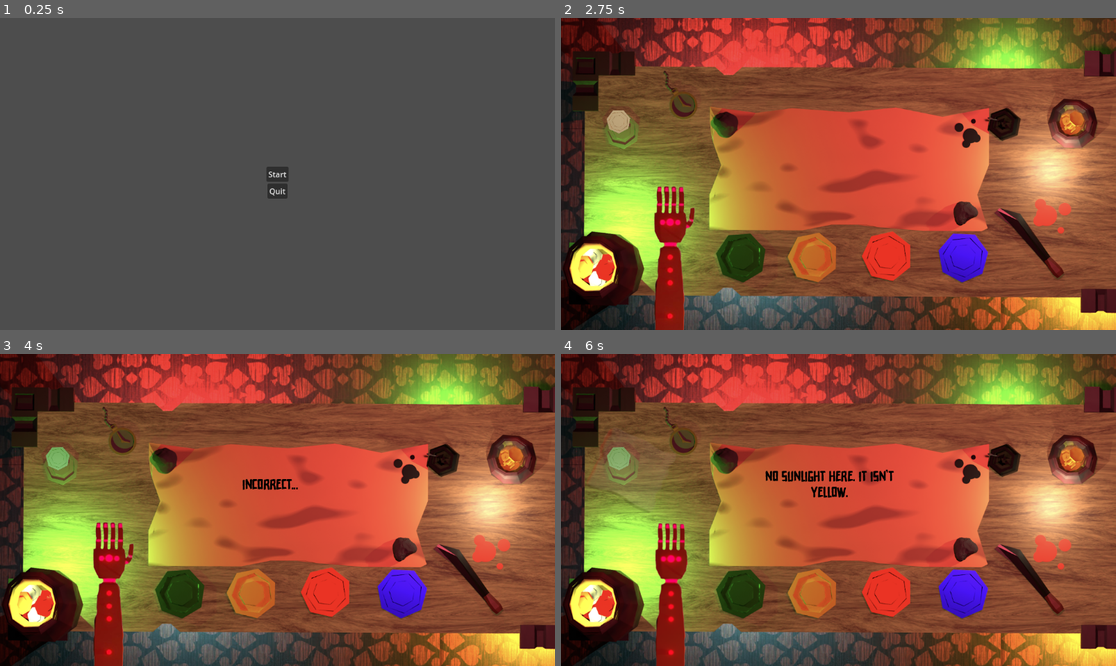
Above: before the commit, frames 1-4 (two rows, left to right).
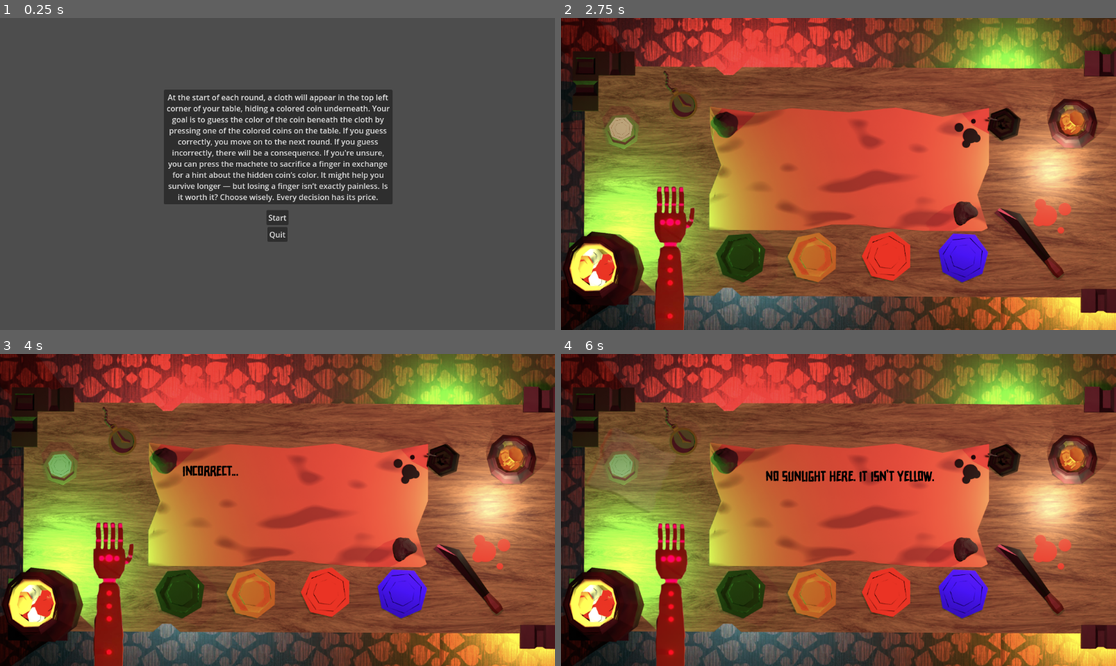
Above: after the commit, the same moments.

Repository: avanishbadhan/jumpstart
Game: Godot game, scene res://start.tscn
Same seed, same stepped clock (60 frames per second), same inputs: the game is played once before the commit and once after it.
Inputs (mouse positions are in pixels of both pictures, inside the frame that each line leads up to; where the layout moved, square brackets give the same spot in the first picture):
- Up to frame 1 (0.25 s): no input
- Up to frame 2 (2.75 s): click "Start" at 0.5 s; click (1032, 242) [1043, 233] at 1.25 s; click (888, 255) [888, 261] at 2 s
- Up to frame 3 (4 s): click (405, 594) [405, 597] at 2.75 s; click (183, 591) [183, 588] at 3.5 s
- Up to frame 4 (6 s): click (816, 594) [816, 591] at 4.25 s; click (1071, 456) [1038, 453] at 5 s; click (1032, 578) [1043, 569] at 5.75 s

The runs differ from the first frame. In frame 1, 14% of the frame differs, in the area x 29-71%, y 22-72%; in frame 2, 0.2%; in frame 3, 0.7%; in frame 4, 0.9%.

Commit message:
upd 0.20

Diff:
--- a/gameover.tscn
+++ b/gameover.tscn
@@ -1,6 +1,12 @@
-[gd_scene load_steps=2 format=3 uid="uid://bmv6q4bp1knfe"]
+[gd_scene load_steps=5 format=3 uid="uid://bmv6q4bp1knfe"]
 
 [ext_resource type="Script" uid="uid://c7hyfbkpcm4gt" path="res://gameover.gd" id="1_4nh4k"]
+
+[sub_resource type="StyleBoxEmpty" id="StyleBoxEmpty_tpdqf"]
+
+[sub_resource type="StyleBoxEmpty" id="StyleBoxEmpty_4nh4k"]
+
+[sub_resource type="StyleBoxEmpty" id="StyleBoxEmpty_eeur3"]
 
 [node name="gameover" type="CanvasLayer"]
 script = ExtResource("1_4nh4k")
@@ -18,6 +24,12 @@
 offset_bottom = 15.5
 grow_horizontal = 2
 grow_vertical = 2
+theme_override_styles/normal_mirrored = SubResource("StyleBoxEmpty_tpdqf")
+theme_override_styles/pressed = SubResource("StyleBoxEmpty_tpdqf")
+theme_override_styles/pressed_mirrored = SubResource("StyleBoxEmpty_tpdqf")
+theme_override_styles/disabled = SubResource("StyleBoxEmpty_tpdqf")
+theme_override_styles/disabled_mirrored = SubResource("StyleBoxEmpty_tpdqf")
+theme_override_styles/focus = SubResource("StyleBoxEmpty_tpdqf")
 text = "Play Again"
 
 [node name="quit" type="Button" parent="."]
@@ -32,7 +44,34 @@
 offset_bottom = 50.5
 grow_horizontal = 2
 grow_vertical = 2
+theme_override_styles/normal_mirrored = SubResource("StyleBoxEmpty_4nh4k")
+theme_override_styles/pressed = SubResource("StyleBoxEmpty_4nh4k")
+theme_override_styles/pressed_mirrored = SubResource("StyleBoxEmpty_4nh4k")
+theme_override_styles/disabled = SubResource("StyleBoxEmpty_4nh4k")
+theme_override_styles/disabled_mirrored = SubResource("StyleBoxEmpty_4nh4k")
+theme_override_styles/focus = SubResource("StyleBoxEmpty_4nh4k")
 text = "Quit"
+
+[node name="instruct" type="Button" parent="."]
+anchors_preset = 8
+anchor_left = 0.5
+anchor_top = 0.5
+anchor_right = 0.5
+anchor_bottom = 0.5
+offset_left = -119.0
+offset_top = -65.0
+offset_right = 120.0
+offset_bottom = 12.0
+grow_horizontal = 2
+grow_vertical = 2
+theme_override_styles/normal_mirrored = SubResource("StyleBoxEmpty_eeur3")
+theme_override_styles/pressed = SubResource("StyleBoxEmpty_eeur3")
+theme_override_styles/pressed_mirrored = SubResource("StyleBoxEmpty_eeur3")
+theme_override_styles/disabled = SubResource("StyleBoxEmpty_eeur3")
+theme_override_styles/disabled_mirrored = SubResource("StyleBoxEmpty_eeur3")
+theme_override_styles/focus = SubResource("StyleBoxEmpty_eeur3")
+text = "Every decision has a price… and you’ve paid yours. Will you dare to try again?"
+autowrap_mode = 3
 
 [connection signal="pressed" from="start" to="." method="_on_start_pressed"]
 [connection signal="pressed" from="quit" to="." method="_on_quit_pressed"]
--- a/main.tscn
+++ b/main.tscn
@@ -55,9 +55,9 @@
 [node name="Not_Green" type="Label" parent="Control"]
 visible = false
 layout_mode = 0
-offset_left = -363.0
+offset_left = -376.0
 offset_top = -18.0
-offset_right = -44.0
+offset_right = 54.0
 offset_bottom = 125.0
 theme_override_colors/font_color = Color(0.18959081, 0.096351765, 0.013852307, 1)
 theme_override_fonts/font = SubResource("FontVariation_cegan")
@@ -72,10 +72,11 @@
 anchor_top = 3.325
 anchor_right = 1.0500001
 anchor_bottom = 3.325
-offset_left = 104.0
-offset_top = -39.0
-offset_right = 485.0
-offset_bottom = 347.0
+offset_left = 86.94568
+offset_top = 3.3547974
+offset_right = 188.77087
+offset_bottom = 444.09174
+rotation = -0.68207675
 scale = Vector2(0.5, 0.5)
 theme_override_styles/normal = SubResource("StyleBoxEmpty_efxa6")
 theme_override_styles/normal_mirrored = SubResource("StyleBoxEmpty_efxa6")
@@ -104,10 +105,10 @@
 scale = Vector2(0.64627975, 0.6264554)
 
 [node name="red_select" type="Button" parent="."]
-offset_left = 638.0
-offset_top = 467.0
-offset_right = 819.0
-offset_bottom = 650.0
+offset_left = 637.0
+offset_top = 453.0
+offset_right = 818.0
+offset_bottom = 636.0
 scale = Vector2(0.45, 0.45)
 theme_override_styles/normal = SubResource("StyleBoxEmpty_2cqfq")
 theme_override_styles/normal_mirrored = SubResource("StyleBoxEmpty_2cqfq")
@@ -123,10 +124,10 @@
 script = ExtResource("11_82xsv")
 
 [node name="blue_select" type="Button" parent="."]
-offset_left = 801.0
-offset_top = 467.00003
-offset_right = 990.0
-offset_bottom = 645.0
+offset_left = 793.00006
+offset_top = 457.00003
+offset_right = 982.00006
+offset_bottom = 635.0
 scale = Vector2(0.45, 0.45)
 theme_override_styles/normal = SubResource("StyleBoxEmpty_yaehf")
 theme_override_styles/normal_mirrored = SubResource("StyleBoxEmpty_yaehf")
@@ -142,10 +143,10 @@
 script = ExtResource("13_getpj")
 
 [node name="green_select" type="Button" parent="."]
-offset_left = 333.0
-offset_top = 447.0
-offset_right = 523.0
-offset_bottom = 630.0
+offset_left = 332.0
+offset_top = 454.00003
+offset_right = 522.0
+offset_bottom = 637.0
 scale = Vector2(0.45, 0.45)
 theme_override_styles/normal = SubResource("StyleBoxEmpty_074og")
 theme_override_styles/normal_mirrored = SubResource("StyleBoxEmpty_074og")
@@ -162,9 +163,9 @@
 
 [node name="yellow_select" type="Button" parent="."]
 offset_left = 483.0
-offset_top = 447.00003
+offset_top = 453.0
 offset_right = 666.0
-offset_bottom = 640.0
+offset_bottom = 646.0
 scale = Vector2(0.45, 0.45)
 theme_override_styles/normal = SubResource("StyleBoxEmpty_cegan")
 theme_override_styles/normal_mirrored = SubResource("StyleBoxEmpty_cegan")
@@ -180,10 +181,10 @@
 script = ExtResource("17_d13ii")
 
 [node name="coinSack" type="Button" parent="."]
-offset_left = 933.0
-offset_top = 150.0
-offset_right = 1161.0
-offset_bottom = 369.0
+offset_left = 1013.0
+offset_top = 168.0
+offset_right = 1211.0
+offset_bottom = 357.0
 scale = Vector2(0.5, 0.5)
 theme_override_colors/font_outline_color = Color(1, 1, 1, 1)
 theme_override_colors/icon_disabled_color = Color(0.099985994, 0.099985994, 0.099985994, 0.4)
@@ -200,7 +201,7 @@
 theme_override_styles/focus = SubResource("StyleBoxEmpty_dg77c")
 
 [node name="HiddenCoin" type="Sprite2D" parent="."]
-position = Vector2(119, 217)
+position = Vector2(124, 232)
 scale = Vector2(0.3, 0.3)
 script = ExtResource("16_074og")
 
@@ -211,11 +212,11 @@
 texture = ExtResource("15_yaehf")
 
 [node name="coin_guess" type="Label" parent="."]
-visible = false
-offset_left = 503.0
-offset_top = 257.0
-offset_right = 594.0
-offset_bottom = 315.0
+anchors_preset = -1
+offset_left = 379.0
+offset_top = 229.0
+offset_right = 793.0
+offset_bottom = 380.0
 theme_override_fonts/font = SubResource("FontVariation_getpj")
 theme_override_font_sizes/font_size = 30
 
--- a/start.tscn
+++ b/start.tscn
@@ -1,6 +1,14 @@
-[gd_scene load_steps=2 format=3 uid="uid://df41ysw5122k2"]
+[gd_scene load_steps=6 format=3 uid="uid://df41ysw5122k2"]
 
 [ext_resource type="Script" uid="uid://dv2tw6ib2ha4" path="res://start.gd" id="1_ots34"]
+
+[sub_resource type="StyleBoxEmpty" id="StyleBoxEmpty_qn1rc"]
+
+[sub_resource type="StyleBoxEmpty" id="StyleBoxEmpty_1n0d2"]
+
+[sub_resource type="StyleBoxEmpty" id="StyleBoxEmpty_ots34"]
+
+[sub_resource type="StyleBoxEmpty" id="StyleBoxEmpty_y5hus"]
 
 [node name="start" type="CanvasLayer"]
 script = ExtResource("1_ots34")
@@ -12,12 +20,40 @@
 anchor_right = 0.5
 anchor_bottom = 0.5
 offset_left = -23.0
-offset_top = -15.5
+offset_top = 74.5
 offset_right = 23.0
-offset_bottom = 15.5
+offset_bottom = 105.5
 grow_horizontal = 2
 grow_vertical = 2
+theme_override_styles/normal_mirrored = SubResource("StyleBoxEmpty_qn1rc")
+theme_override_styles/pressed = SubResource("StyleBoxEmpty_1n0d2")
+theme_override_styles/pressed_mirrored = SubResource("StyleBoxEmpty_1n0d2")
+theme_override_styles/disabled = SubResource("StyleBoxEmpty_1n0d2")
+theme_override_styles/disabled_mirrored = SubResource("StyleBoxEmpty_1n0d2")
+theme_override_styles/focus = SubResource("StyleBoxEmpty_1n0d2")
 text = "Start"
+
+[node name="instruct" type="Button" parent="."]
+anchors_preset = 8
+anchor_left = 0.5
+anchor_top = 0.5
+anchor_right = 0.5
+anchor_bottom = 0.5
+offset_left = -236.0
+offset_top = -175.0
+offset_right = 239.0
+offset_bottom = 63.0
+grow_horizontal = 2
+grow_vertical = 2
+theme_override_styles/normal_mirrored = SubResource("StyleBoxEmpty_ots34")
+theme_override_styles/pressed = SubResource("StyleBoxEmpty_ots34")
+theme_override_styles/pressed_mirrored = SubResource("StyleBoxEmpty_ots34")
+theme_override_styles/disabled = SubResource("StyleBoxEmpty_ots34")
+theme_override_styles/disabled_mirrored = SubResource("StyleBoxEmpty_ots34")
+theme_override_styles/focus = SubResource("StyleBoxEmpty_ots34")
+text = "At the start of each round, a cloth will appear in the top left corner of your table, hiding a colored coin underneath. Your goal is to guess the color of the coin beneath the cloth by pressing one of the colored coins on the table. If you guess correctly, you move on to the next round. If you guess incorrectly, there will be a consequence. If you're unsure, you can press the machete to sacrifice a finger in exchange for a hint about the hidden coin’s color. It might help you survive longer — but losing a finger isn’t exactly painless. Is it worth it? Choose wisely. Every decision has its price.
+"
+autowrap_mode = 3
 
 [node name="Quit" type="Button" parent="."]
 anchors_preset = 8
@@ -26,11 +62,17 @@
 anchor_right = 0.5
 anchor_bottom = 0.5
 offset_left = -21.0
-offset_top = 19.5
+offset_top = 109.5
 offset_right = 21.0
-offset_bottom = 50.5
+offset_bottom = 140.5
 grow_horizontal = 2
 grow_vertical = 2
+theme_override_styles/normal_mirrored = SubResource("StyleBoxEmpty_y5hus")
+theme_override_styles/pressed = SubResource("StyleBoxEmpty_y5hus")
+theme_override_styles/pressed_mirrored = SubResource("StyleBoxEmpty_y5hus")
+theme_override_styles/disabled = SubResource("StyleBoxEmpty_y5hus")
+theme_override_styles/disabled_mirrored = SubResource("StyleBoxEmpty_y5hus")
+theme_override_styles/focus = SubResource("StyleBoxEmpty_y5hus")
 text = "Quit"
 
 [connection signal="pressed" from="Start" to="." method="_on_start_pressed"]
